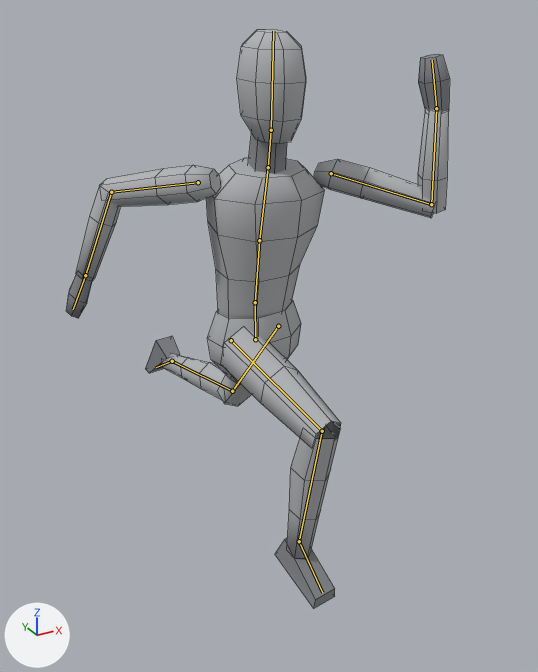
Before and after pictures for a commit that changed the Blender file art/player.blend.
Before and after are seen from a 50 mm camera at (-0.965, -1.839, 1.942) aimed at (0.084, 0.068, 0.988). The lights are fixed; the arrows at lower left show +X, +Y and +Z. The first picture is the older version. Both versions are drawn at frame 5 of the action 'run'; the numbers are the values there. The bones that bend it are drawn over the model as lines. Mesh edges are drawn as thin lines.

Objects in the first picture: 'Player'.
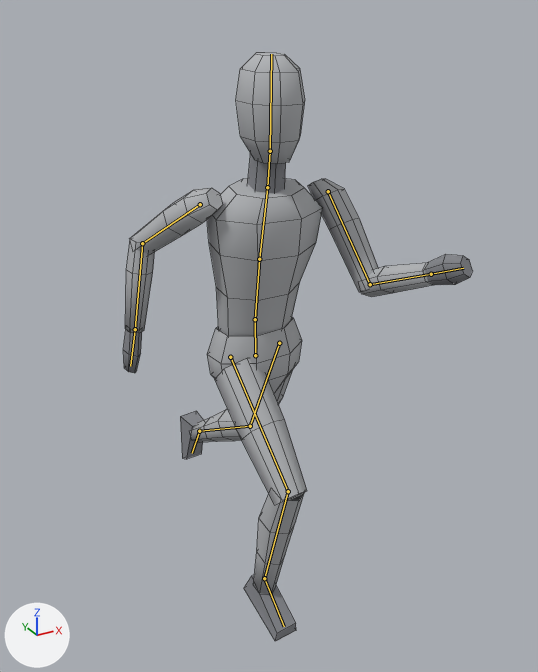
What differs and where, as boxes (x1, y1, x2, y2) in the pictures (538 x 672 px):
'Player', posed (9% narrower): before (66, 29, 450, 609); after (123, 52, 473, 642)
bone 'hips', root to tip: before (255, 339) to (255, 302); after (255, 355) to (255, 319)
bone 'spine', root to tip: before (255, 302) to (259, 240); after (255, 319) to (259, 259)
bone 'chest', root to tip: before (259, 240) to (268, 167); after (259, 259) to (267, 187)
bone 'head', root to tip: before (271, 130) to (273, 31); after (270, 151) to (271, 54)
bone 'upper_arm.L', root to tip: before (331, 173) to (431, 204); after (328, 191) to (370, 284)
bone 'forearm.L', root to tip: before (431, 204) to (436, 108); after (370, 284) to (431, 274)
bone 'hand.L', root to tip: before (436, 108) to (432, 60); after (431, 274) to (463, 268)
bone 'upper_arm.R', root to tip: before (198, 182) to (111, 192); after (200, 204) to (142, 243)
bone 'forearm.R', root to tip: before (111, 192) to (85, 275); after (142, 243) to (135, 329)
bone 'thigh.L', root to tip: before (278, 326) to (232, 391); after (279, 343) to (250, 426)
bone 'shin.L', root to tip: before (232, 391) to (172, 361); after (250, 426) to (199, 431)
bone 'foot.L', root to tip: before (172, 361) to (156, 367); after (199, 431) to (192, 453)
bone 'thigh.R', root to tip: before (231, 340) to (322, 431); after (230, 357) to (288, 491)
bone 'shin.R', root to tip: before (322, 431) to (299, 541); after (288, 491) to (264, 578)
bone 'foot.R', root to tip: before (299, 541) to (322, 592); after (264, 578) to (284, 626)

What the commit changed:
Bone 'hips' (bone_hips) moves from (0.0, 0.1, 0.0) to (0.0, 0.045, 0.0).
Bone 'hips' (bone_hips) turns from (0, 9, 0) to (0, 6, 0) degrees about its own x, y and z.
Bone 'spine' (bone_spine) turns from (8, -5, 0) to (8, -3, 0) degrees about its own x, y and z.
Bone 'chest' (bone_chest) turns from (5, -9, 0) to (4, -5, 0) degrees about its own x, y and z.
Bone 'head' (bone_head) turns from (-5, 14, 0) to (-5, 8, 0) degrees about its own x, y and z.
Bone 'upper_arm.L' (bone_upper_arm_l) turns from (-75, -55, -8) to (-37, -12, -10) degrees about its own x, y and z.
Bone 'forearm.L' (bone_forearm_l) turns from (-100, -7, 0) to (-80, -6, -1) degrees about its own x, y and z.
Bone 'hand.L' (bone_hand_l) turns from (-12, -1, 0) to (-5, 0, 0) degrees about its own x, y and z.
Bone 'upper_arm.R' (bone_upper_arm_r) turns from (58, -29, 10) to (42, -10, 4) degrees about its own x, y and z.
Bone 'forearm.R' (bone_forearm_r) turns from (-55, 4, 2) to (-52, 4, 2) degrees about its own x, y and z.
Bone 'thigh.L' (bone_thigh_l) turns from (38, 0, 1) to (25, 0, 0) degrees about its own x, y and z.
Bone 'shin.L' (bone_shin_l) turns from (45, 0, 0) to (35, 0, 0) degrees about its own x, y and z.
Bone 'foot.L' (bone_foot_l) turns from (40, 0, 0) to (30, 0, 0) degrees about its own x, y and z.
Bone 'thigh.R' (bone_thigh_r) turns from (-75, 1, 0) to (-45, 1, 0) degrees about its own x, y and z.
Bone 'shin.R' (bone_shin_r) turns from (85, 0, 0) to (60, 0, 0) degrees about its own x, y and z.
Bone 'foot.R' (bone_foot_r) turns from (10, 0, 0) to (5, 0, 0) degrees about its own x, y and z.
